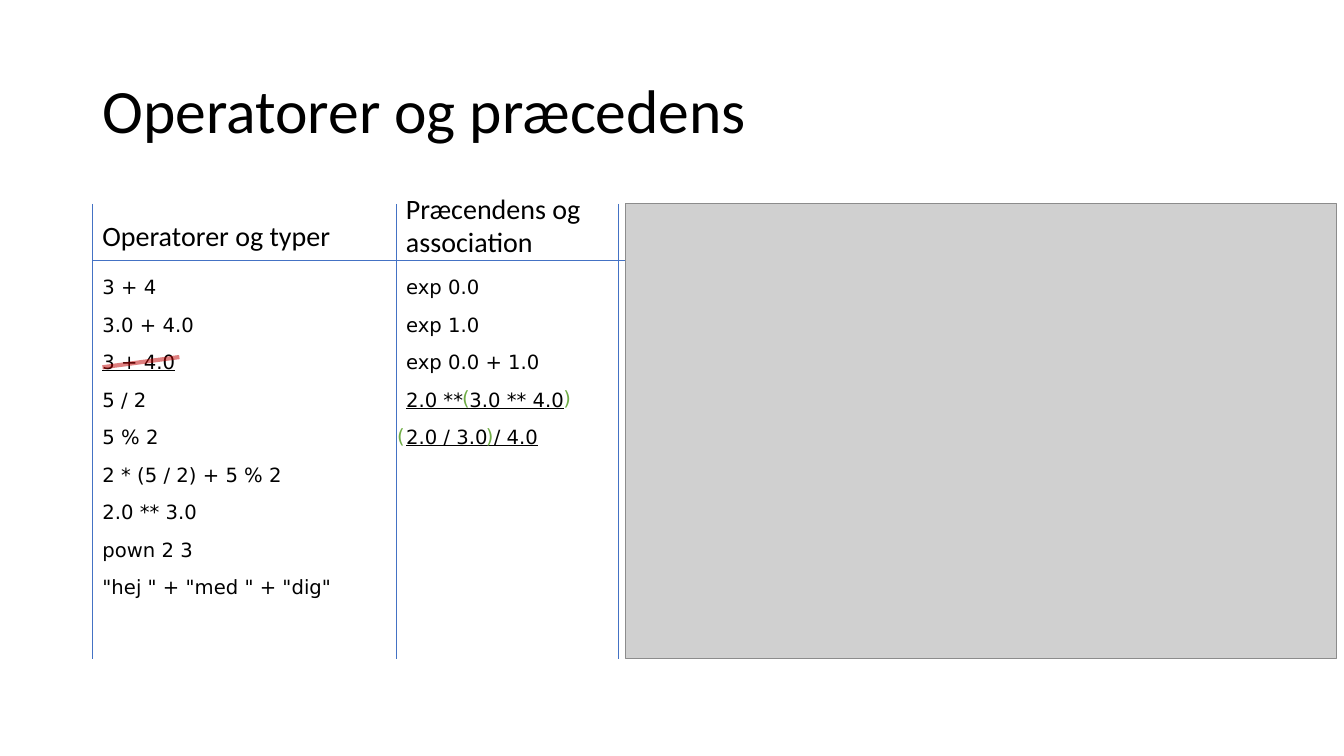
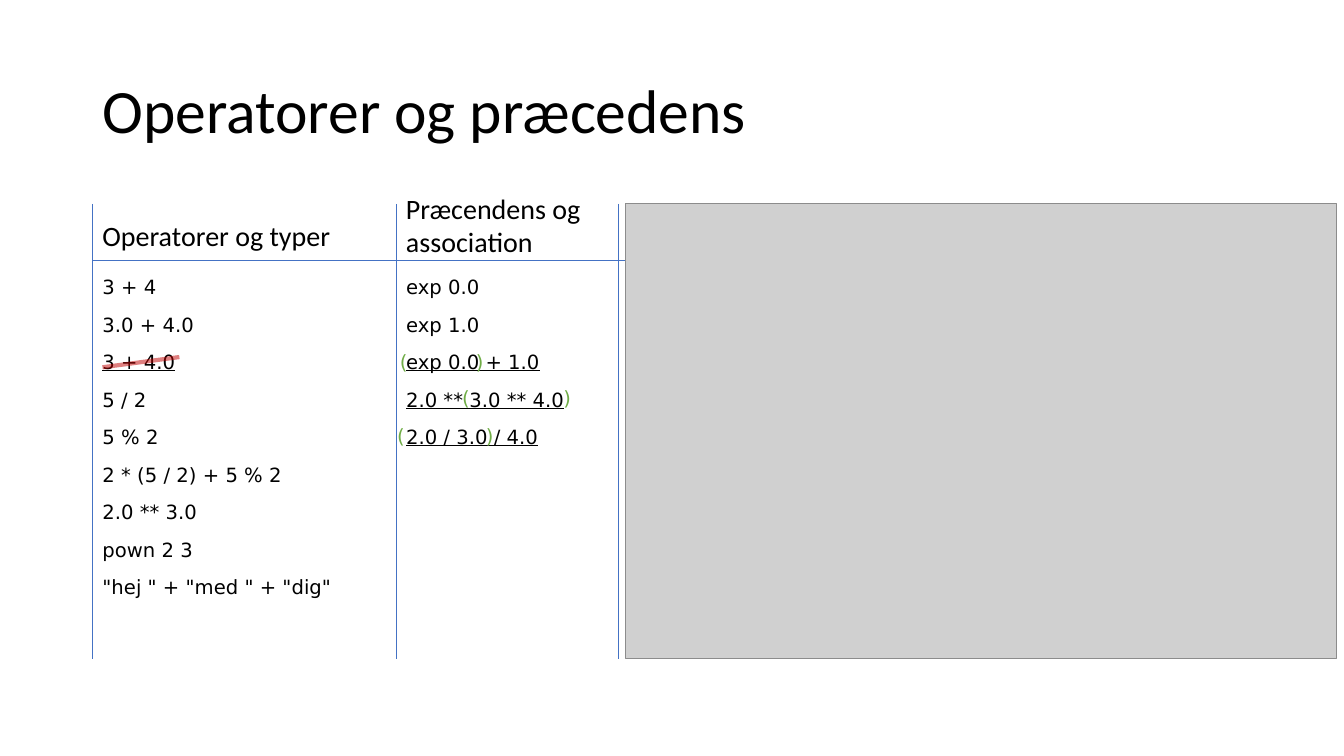
Before and after one commit to fisterloegsovs/pop22, a slide deck: slide 4 of lectures/3.1PrecedenceNKeywords/lecture.pptx. Drawn at 1344x756 pixels with LibreOffice and Linux fonts; fonts in the diff are those of the drawing; grey boxes stand for pictures. Boxes give left, top, right and bottom in pixels: in the first picture for what was removed or moved away, otherwise in the second. Text is boxed around its words. In the diff, an @@ line names an element or a change of style, - is before the commit and + after.

```diff
--- a/lectures/3.1PrecedenceNKeywords/lecture.pptx
+++ b/lectures/3.1PrecedenceNKeywords/lecture.pptx
@@ text added at (390,345,496,379), 14 pt, text #70AD47 @@
+( )
@@ text at (406,354,539,373): underline on in "exp 0.0 + 1.0" @@
```
Also in this commit, not shown: 1 other slide changed, 5 slides removed, 14 other files.
